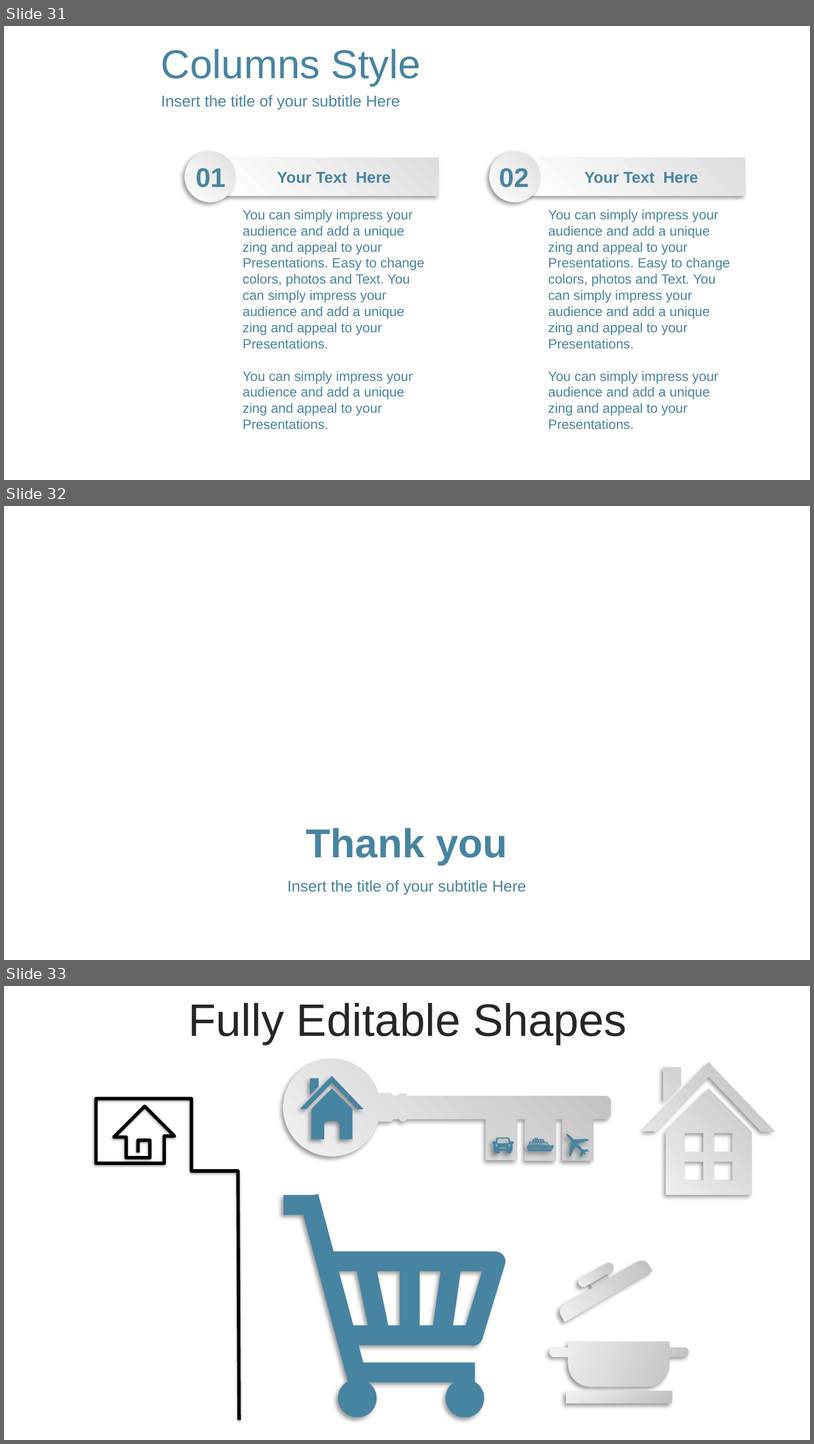
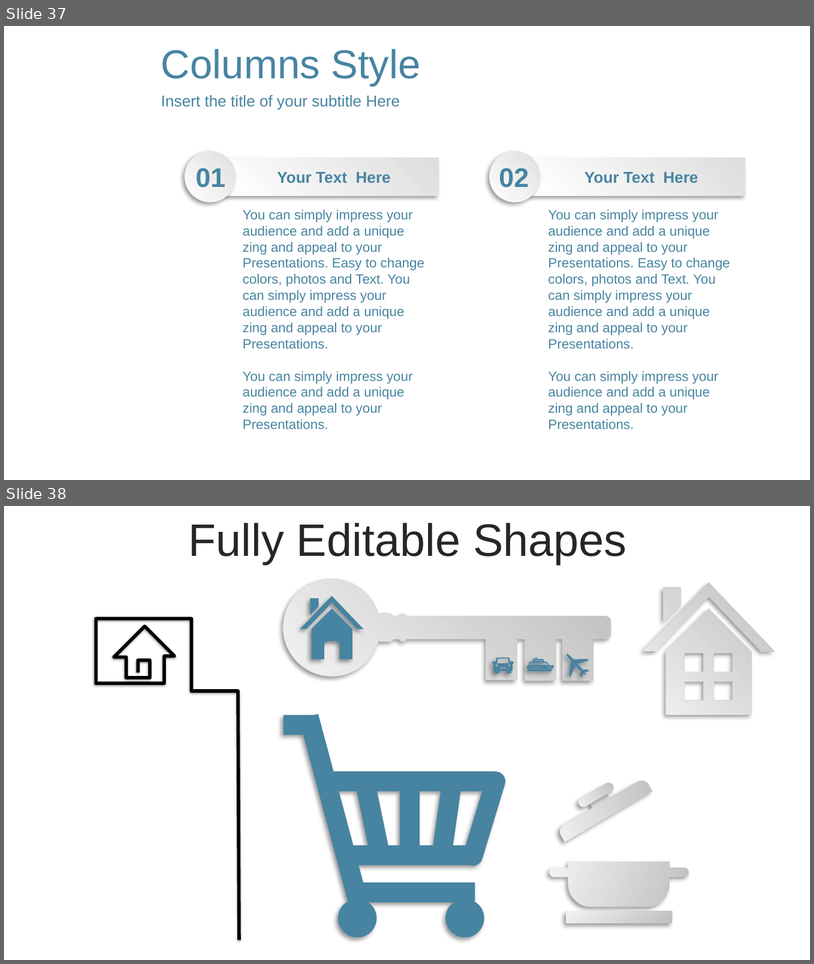
Before and after one commit to LoriHarris/Real_Estate_Affordability, a slide deck: RealEstate Project.pptx. Shown one above the other, each under a label of ours: slides 31, 32 and 33 before the commit, slides 37 and 38 after it. The pictures are 814x1444 and 814x964 pixels, drawn with LibreOffice and Linux fonts; fonts in the diff are those of the drawing; background and template pictures are left out. Boxes give left, top, right and bottom in pixels: in the first picture for what was removed or moved away, otherwise in the second. Text is boxed around its words. In the diff, an @@ line names an element or a change of style, - is before the commit and + after.

```diff
--- a/RealEstate Project.pptx
+++ b/RealEstate Project.pptx
@@ slide 32 removed at (x1=4, y1=506, x2=810, y2=960), background picture (left out) @@
@@ text removed at (x1=306, y1=828, x2=507, y2=864) @@
-Thank you
@@ text removed at (x1=287, y1=880, x2=527, y2=895) @@
-Insert the title of your subtitle Here
@@ what was slide 31 is now slide 37 @@
@@ what was slide 33 is now slide 38 @@
```
Also in this commit, not shown: 1 slide changed, 13 slides added, 7 other slides removed.
